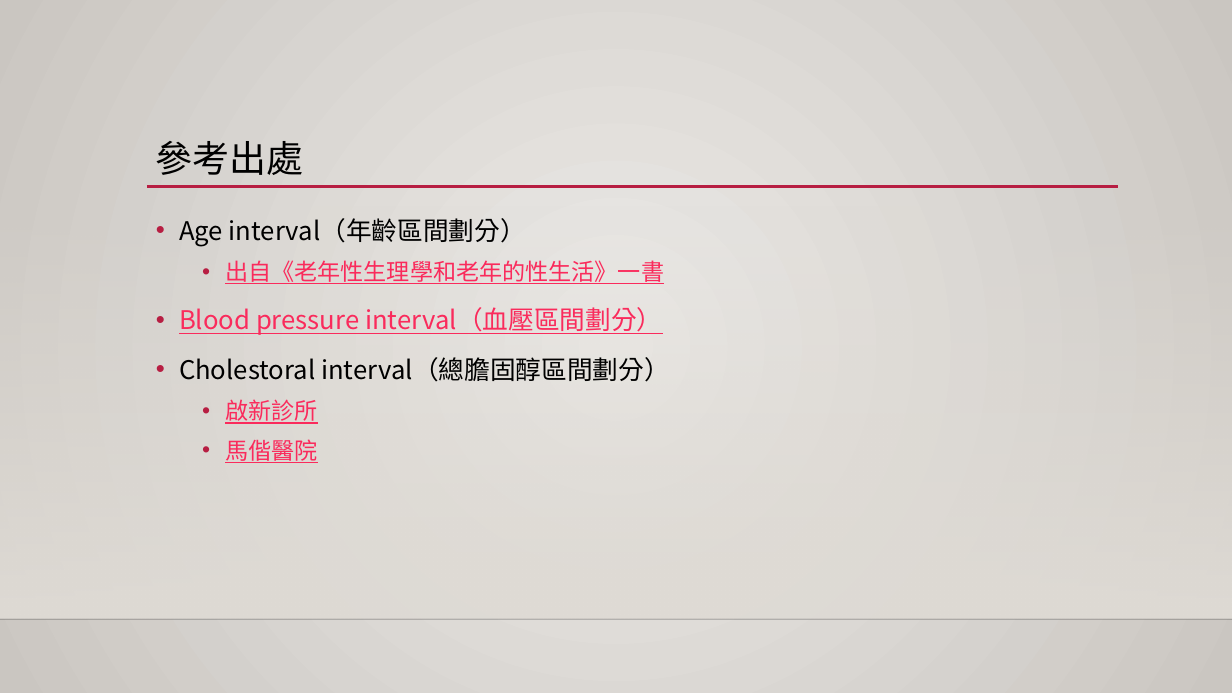
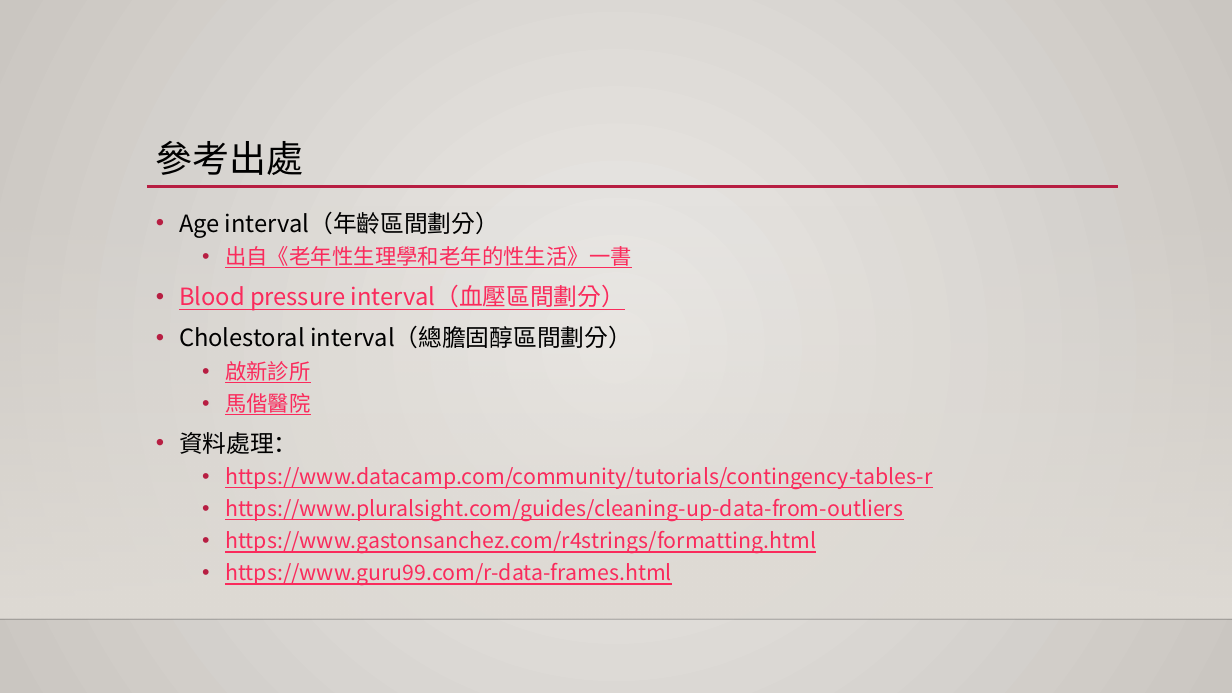
Before and after one commit to 1082-datascience/finalproject-finalproject-1082ds_group3, a slide deck: slide 37 of docs/final_report.pptx (slide 30 before the commit). Drawn at 1232x693 pixels with LibreOffice and Linux fonts; fonts in the diff are those of the drawing; background and template pictures are left out. Boxes give left, top, right and bottom in pixels: in the first picture for what was removed or moved away, otherwise in the second. Text is boxed around its words. In the diff, an @@ line names an element or a change of style, - is before the commit and + after.

```diff
--- a/docs/final_report.pptx
+++ b/docs/final_report.pptx
@@ text at [179,212,632,415]: size 20 to 18.5 pt in "Age interval（年齡區間劃分）", "Blood pressure interval（血壓區間劃分）", "Cholestoral interval（總膽固醇區間劃分）"; size 18 to 16.6 pt in "出自《老年性生理學和老年的性生活》一書", "啟新診所", "馬偕醫院"; line spacing 1.2 to 1 @@
@@ text at [179,432,932,586]: paragraphs added @@
+• 資料處理：
+  • https://www.datacamp.com/community/tutorials/contingency-tables-r
+  • https://www.pluralsight.com/guides/cleaning-up-data-from-outliers
+  • https://www.gastonsanchez.com/r4strings/formatting.html
+  • https://www.guru99.com/r-data-frames.html
```
Also in this commit, not shown: 3 other slides changed, 9 slides added, 1 slide removed, 4 other files.
